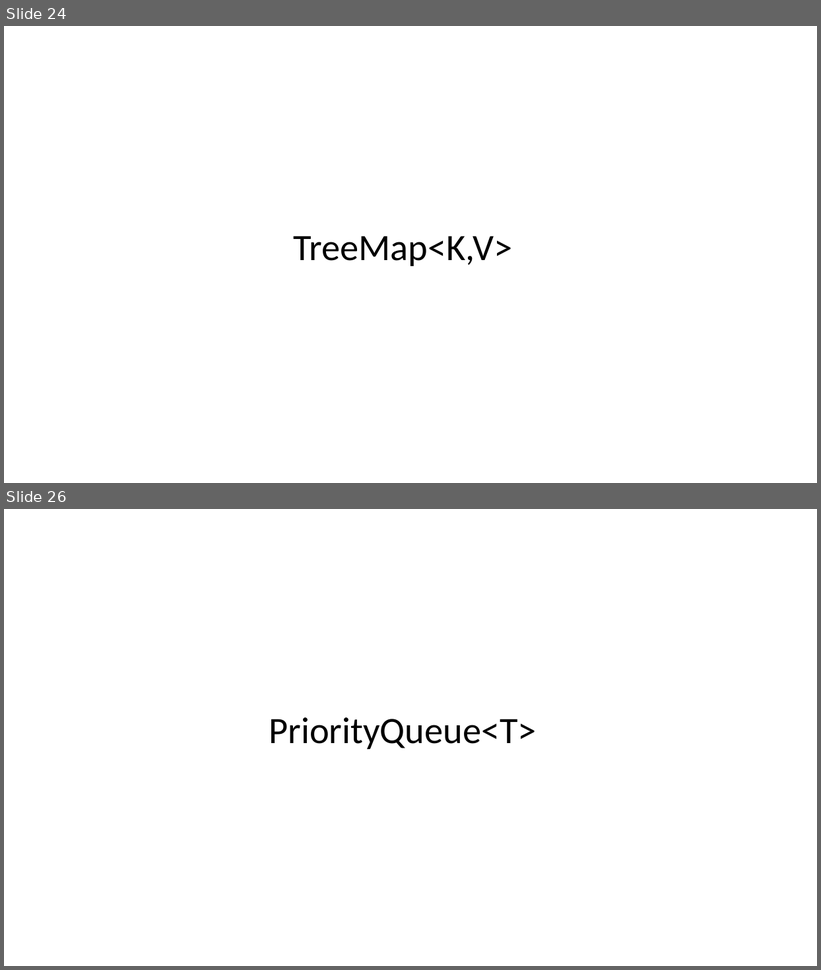
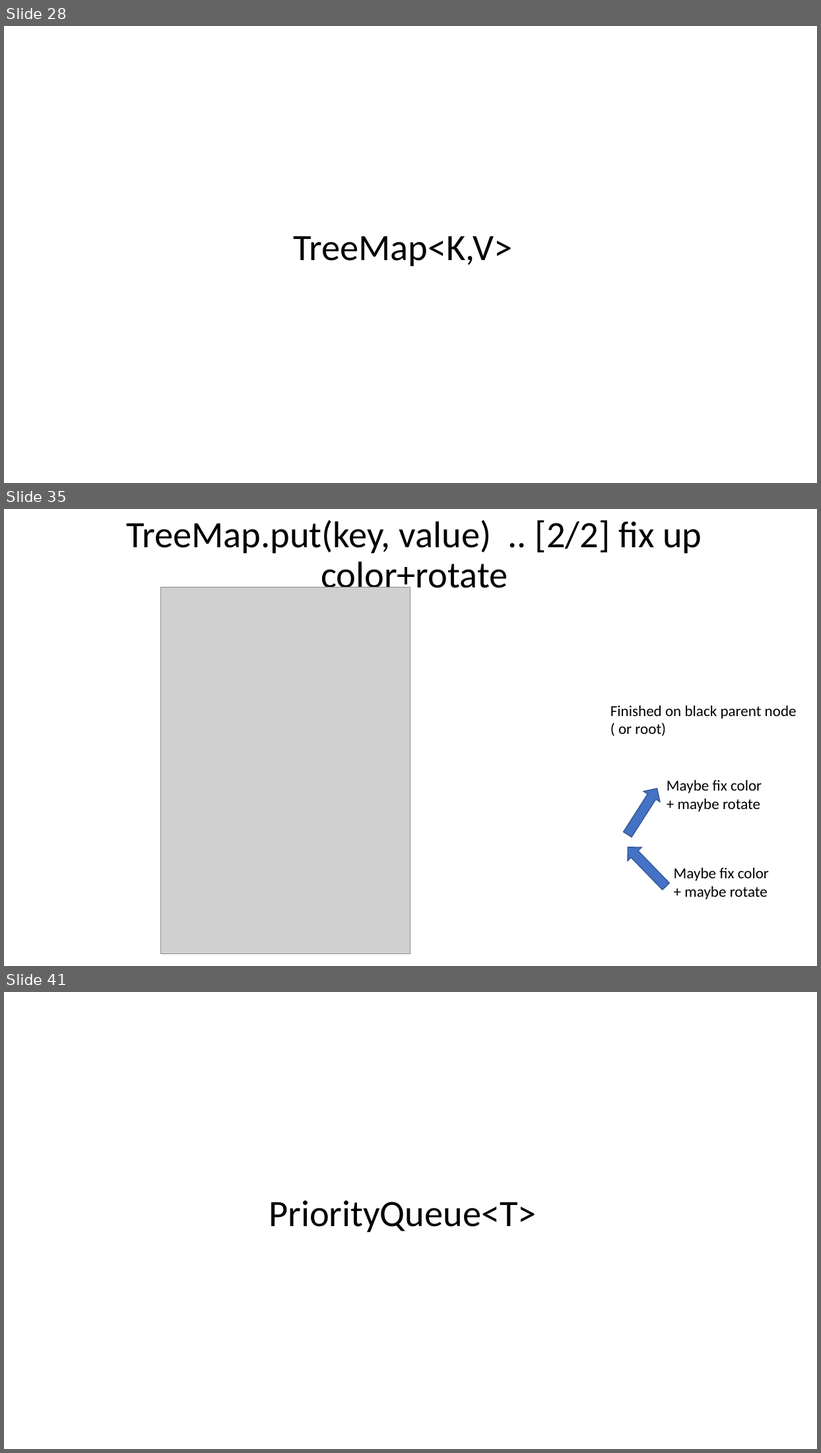
Before and after one commit to Arnaud-Nauwynck/presentations, a slide deck: java/Basic-Data-Structures.pptx. Shown one above the other, each under a label of ours: slides 24 and 26 before the commit, slides 28, 35 and 41 after it; the slides between them are not shown. The pictures are 821x970 and 821x1453 pixels, drawn with LibreOffice and Linux fonts; fonts in the diff are those of the drawing; grey boxes stand for pictures. Boxes give left, top, right and bottom in pixels: in the first picture for what was removed or moved away, otherwise in the second. Text is boxed around its words. In the diff, an @@ line names an element or a change of style, - is before the commit and + after.

```diff
--- a/java/Basic-Data-Structures.pptx
+++ b/java/Basic-Data-Structures.pptx
@@ slide 35 added at (x1=4, y1=509, x2=817, y2=966), background #FFFFFF @@
@@ title added at (x1=126, y1=520, x2=702, y2=597), 44 pt, text #000000 @@
+TreeMap.put(key, value) .. [2/2] fix up color+rotate
@@ picture added at (x1=161, y1=588, x2=411, y2=955) @@
@@ text added at (x1=611, y1=706, x2=797, y2=736), 18 pt, text #000000 @@
+Finished on black parent node
+( or root)
@@ down arrow added at (x1=620, y1=783, x2=666, y2=840), fill #4472C4, outline #325491 1 pt @@
@@ text added at (x1=667, y1=780, x2=762, y2=812), 18 pt, text #000000 @@
+Maybe fix color
++ maybe rotate
@@ down arrow added at (x1=621, y1=840, x2=673, y2=894), fill #4472C4, outline #325491 1 pt @@
@@ text added at (x1=674, y1=868, x2=769, y2=900), 18 pt, text #000000 @@
+Maybe fix color
++ maybe rotate
@@ what was slide 24 is now slide 28 @@
@@ what was slide 26 is now slide 41 @@
```
Also in this commit, not shown: 5 slides changed, 20 other slides added.
